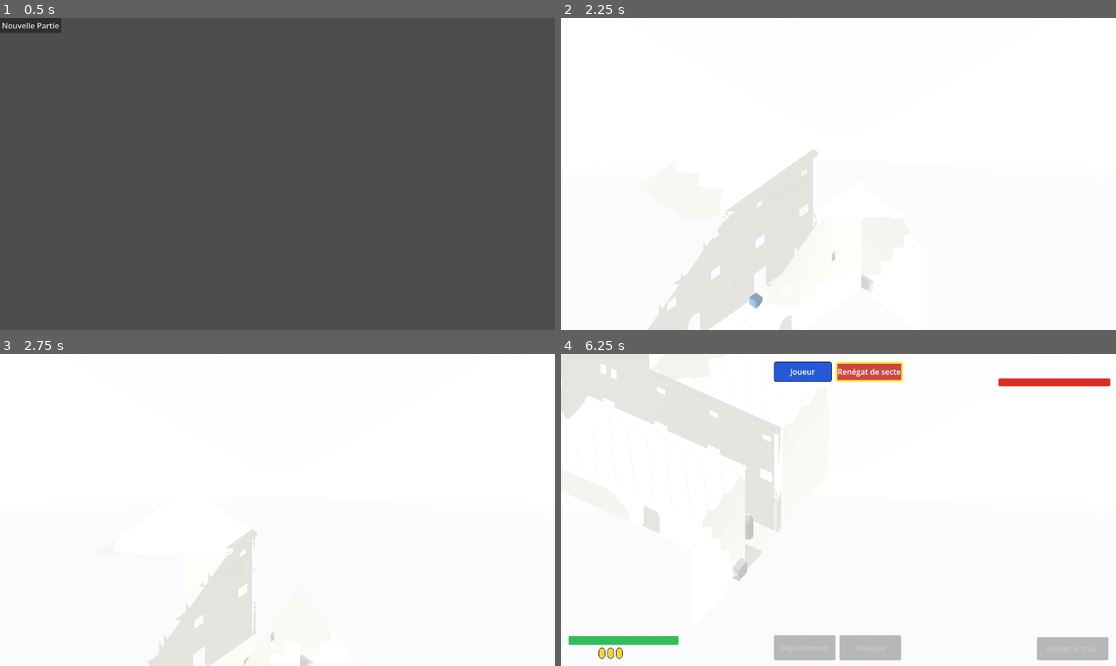
Above: before the commit, frames 1-4 (two rows, left to right).
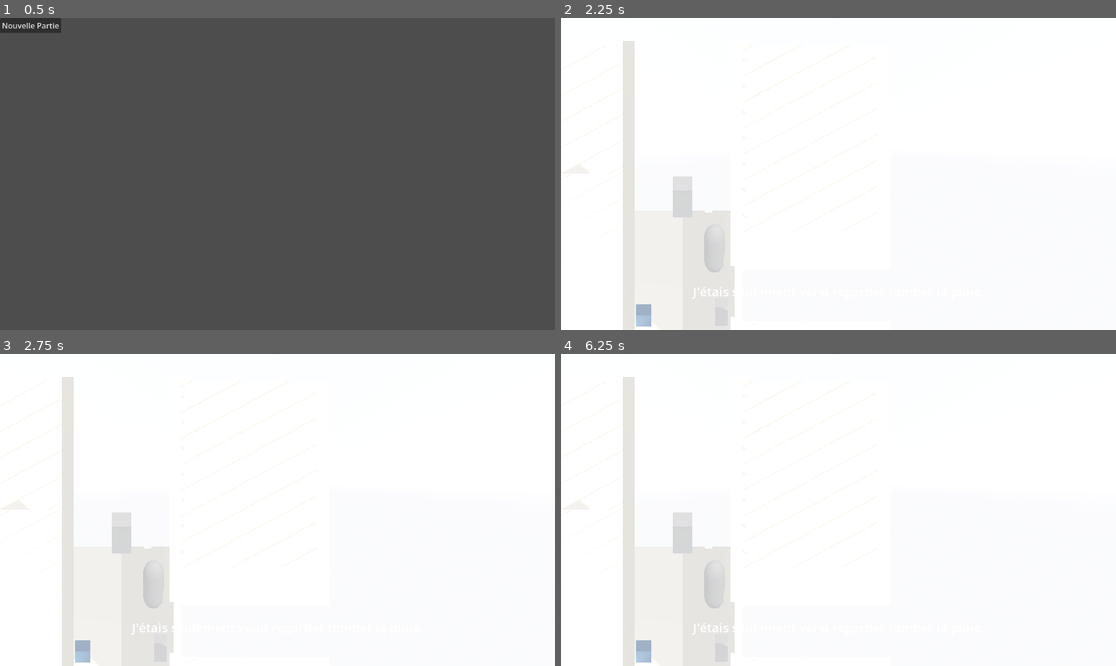
Above: after the commit, the same moments.

Repository: sillpct/lagoutte
Game: Godot game, scene res://scenes/main/main.tscn
Same seed, same stepped clock (60 frames per second), same inputs: the game is played once before the commit and once after it.
Inputs (mouse positions are in pixels of both pictures, inside the frame that each line leads up to):
- Up to frame 1 (0.5 s): no input
- Up to frame 2 (2.25 s): click "Nouvelle Partie" at 0.5 s; tap Enter (ui_accept) at 1.25, 1.52 s; move the mouse to (810, 236) at 1.27 s; hold T (end_turn) 1.28-2.03 s; hold Up (ui_up) from 1.28 s (still down); click (810, 236) at 1.42 s; move the mouse to (1005, 220) at 2.02 s; tap E (interact) at 2.1 s
- Up to frame 3 (2.75 s): keep holding Up (ui_up); tap Enter (ui_accept) at 2.27 s
- Up to frame 4 (6.25 s): move the mouse to (672, 463) at 2.77 s; release Up (ui_up) at 2.78 s; hold R (recenter_camera) 2.78-3.53 s; hold Left (ui_left) 2.78-4.28 s; move the mouse to (866, 510) at 3.52 s; tap C (start_test_combat) at 3.6 s; click (866, 510) at 3.67 s; tap Enter (ui_accept) at 3.77, 4.52, 5.27 s; move the mouse to (755, 432) at 4.27 s; hold Down (ui_down) 4.28-5.03 s; hold A (toggle_attack_mode) 4.28-5.03 s; move the mouse to (960, 494) at 5.02 s; hold Right (ui_right) 5.03-5.78 s; tap M (toggle_movement_mode) at 5.1 s; move the mouse to (727, 525) at 5.77 s; hold Up (ui_up) from 5.78 s (still down); hold T (end_turn) from 5.78 s (still down); click (727, 525) at 5.92 s

Frame 1 is identical in both runs. In frame 2, 8.3% of the frame differs, in the area x 11-57%, y 7-100%; in frame 3, 9.4%; in frame 4, 19%, in the area x 0-99%, y 0-100%.

Commit message:
Update exploration.tscn

Diff:
--- a/scenes/exploration/exploration.tscn
+++ b/scenes/exploration/exploration.tscn
@@ -27,6 +27,7 @@
 [ext_resource type="Script" uid="uid://dn1igr1enjh6n" path="res://scenes/sequences/scripted_sequence_manager.gd" id="26_scripted_sequence_manager"]
 [ext_resource type="PackedScene" path="res://scenes/ui/subtitle_ui.tscn" id="27_subtitle_ui"]
 [ext_resource type="Script" path="res://scenes/sequences/afflux_window_sequence.gd" id="28_afflux_window_sequence"]
+[ext_resource type="PackedScene" path="res://scenes/sequences/sequence_trigger.tscn" id="29_sequence_trigger"]
 
 [sub_resource type="BoxMesh" id="BoxMesh_cvbhj"]
 size = Vector3(20, 0.1, 20)
@@ -206,6 +207,11 @@
 echo_id = "bruyeres_echo_test_pierre_bleue"
 echo_text = "Le pavé garde la fraîcheur d'un pas que tu n'as pas encore fait."
 
+[node name="AffluxTriggerTestBruyeres" parent="." node_paths=PackedStringArray("scripted_sequence_manager") instance=ExtResource("29_sequence_trigger")]
+transform = Transform3D(1, 0, 0, 0, 1, 0, 0, 0, 1, 1.5, 0, 6)
+trigger_id = "afflux_window_bruyeres_test"
+scripted_sequence_manager = NodePath("../ScriptedSequenceManager")
+
 [node name="EchoZoneTestEntree" parent="." unique_id=1916670996 instance=ExtResource("25_echo_zone")]
 transform = Transform3D(1, 0, 0, 0, 1, 0, 0, 0, 1, 0, 0, 11)
 echo_id = "bruyeres_echo_lieu_entree_test"
